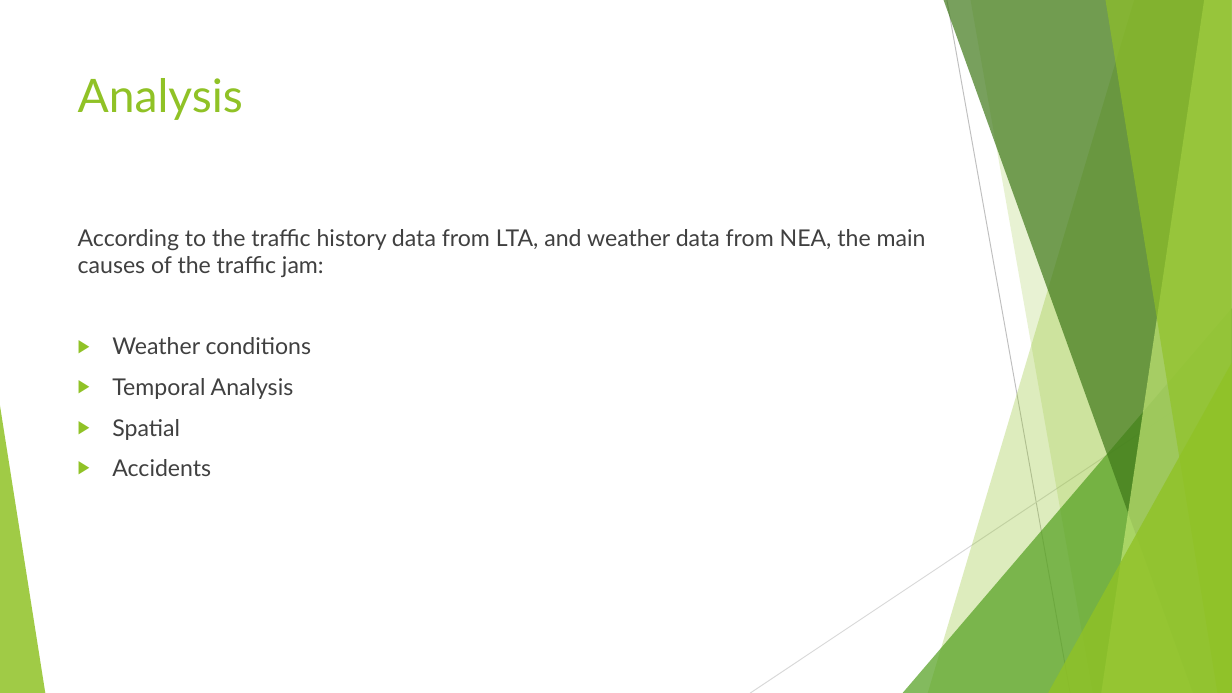
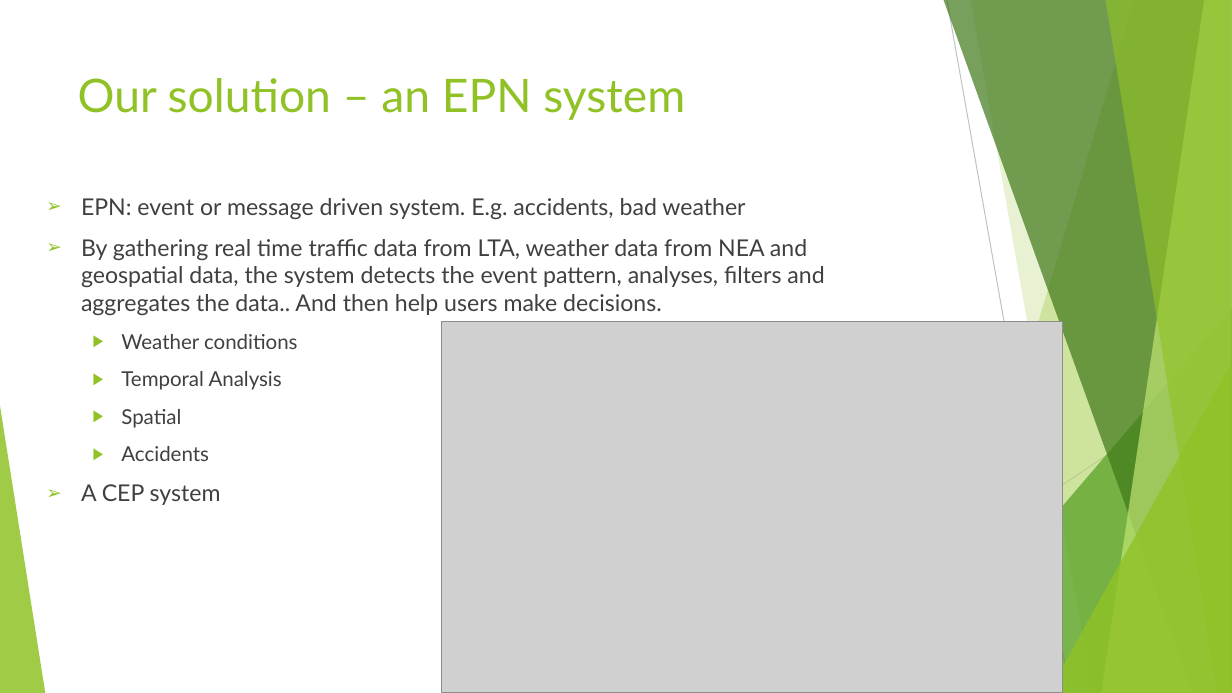
Before and after one commit to arynchoong/MTech-KE-SMID, a slide deck: slide 4 of reports/Traffic Jam Preventer System.pptx (slide 3 before the commit). Drawn at 1232x693 pixels with LibreOffice and Linux fonts; fonts in the diff are those of the drawing; grey boxes stand for pictures. Boxes give left, top, right and bottom in pixels: in the first picture for what was removed or moved away, otherwise in the second. Text is boxed around its words. In the diff, an @@ line names an element or a change of style, - is before the commit and + after.

Commit message:
updated

```diff
--- a/reports/Traffic Jam Preventer System.pptx
+++ b/reports/Traffic Jam Preventer System.pptx
@@ title at [78, 78, 685, 120]: text changed @@
-Analysis
+Our solution – an EPN system
@@ text "EPN: event or message driven ...": place and size @@
-text "EPN: event or message driven ..." at [78, 229, 926, 476]
+text "EPN: event or message driven ..." at [81, 198, 824, 505]
@@ text at [81, 198, 824, 315]: text changed @@
-According to the traffic history data from LTA, and weather data from NEA, the main causes of the traffic jam:
+➢ EPN: event or message driven system. E.g. accidents, bad weather
+➢ By gathering real time traffic data from LTA, weather data from NEA and geospatial data, the system detects the event pattern, analyses, filters and aggregates the data.. And then help users make decisions.
@@ picture added at [441, 322, 1062, 692] @@
@@ text at [121, 334, 297, 461]: size 18 to 16 pt in "Weather conditions", "Temporal Analysis", "Spatial", "Accidents"; list level 1 to 2 in "Weather conditions"; list level 1 to 2 in "Temporal Analysis"; list level 1 to 2 in "Spatial"; list level 1 to 2 in "Accidents" @@
@@ text at [81, 484, 221, 505]: paragraph added @@
+➢ A CEP system
```
Also in this commit, not shown: 4 other slides changed, 2 slides added, 1 slide removed.
